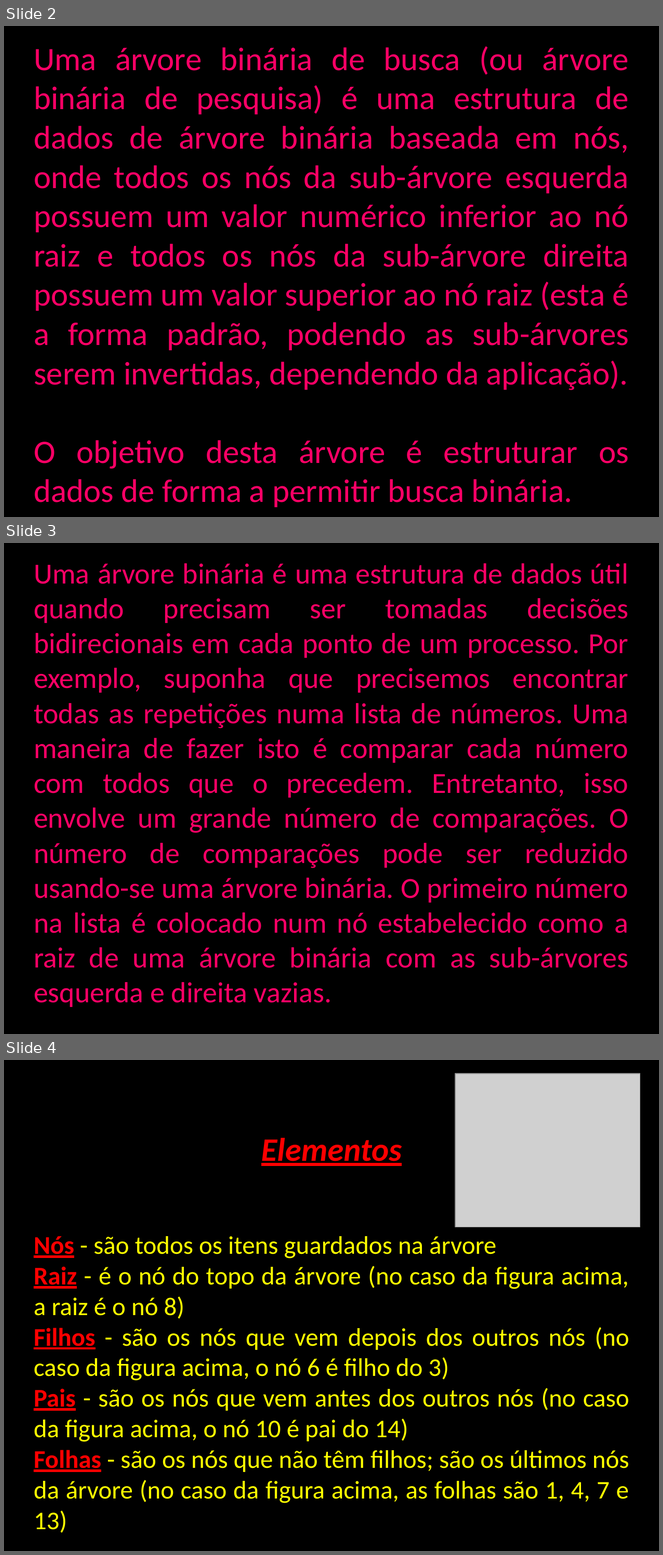
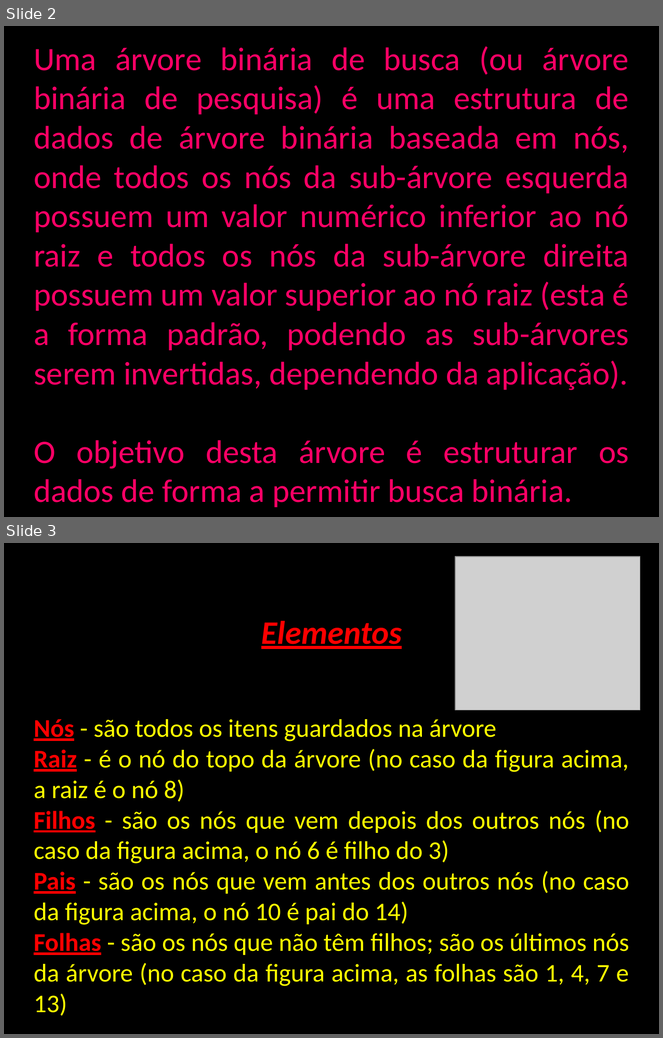
Before and after one commit to XandyGomes/3ADS_EstruturaDados-2026-2, a slide deck: Slides/13-Árvore-Binária-de-Busca.pptx. Shown one above the other, each under a label of ours: slides 2, 3 and 4 before the commit, slides 2 and 3 after it. The pictures are 663x1555 and 663x1038 pixels, drawn with LibreOffice and Linux fonts; fonts in the diff are those of the drawing; grey boxes stand for pictures. Boxes give left, top, right and bottom in pixels: in the first picture for what was removed or moved away, otherwise in the second. Text is boxed around its words. In the diff, an @@ line names an element or a change of style, - is before the commit and + after.

```diff
--- a/Slides/13-Árvore-Binária-de-Busca.pptx
+++ b/Slides/13-Árvore-Binária-de-Busca.pptx
@@ slide 3 removed at box(4, 543, 659, 1034), background #000000 @@
@@ text removed at box(34, 563, 629, 1007) @@
-Uma árvore binária é uma estrutura de dados útil quando precisam ser tomadas decisões bidirecionais em cada ponto de um processo. Por exemplo, suponha que precisemos encontrar todas as repetições numa lista de números. Uma maneira de fazer isto é comparar cada número com todos que o precedem. Entretanto, isso envolve um grande número de comparações. O número de comparações pode ser reduzido usando-se uma árvore binária. O primeiro número na lista é colocado num nó estabelecido como a raiz de uma árvore binária com as sub-árvores esquerda e direita vazias.
@@ what was slide 4 is now slide 3 @@
```
Also in this commit, not shown: 2 slides changed, 2 slides added, 39 other files.
